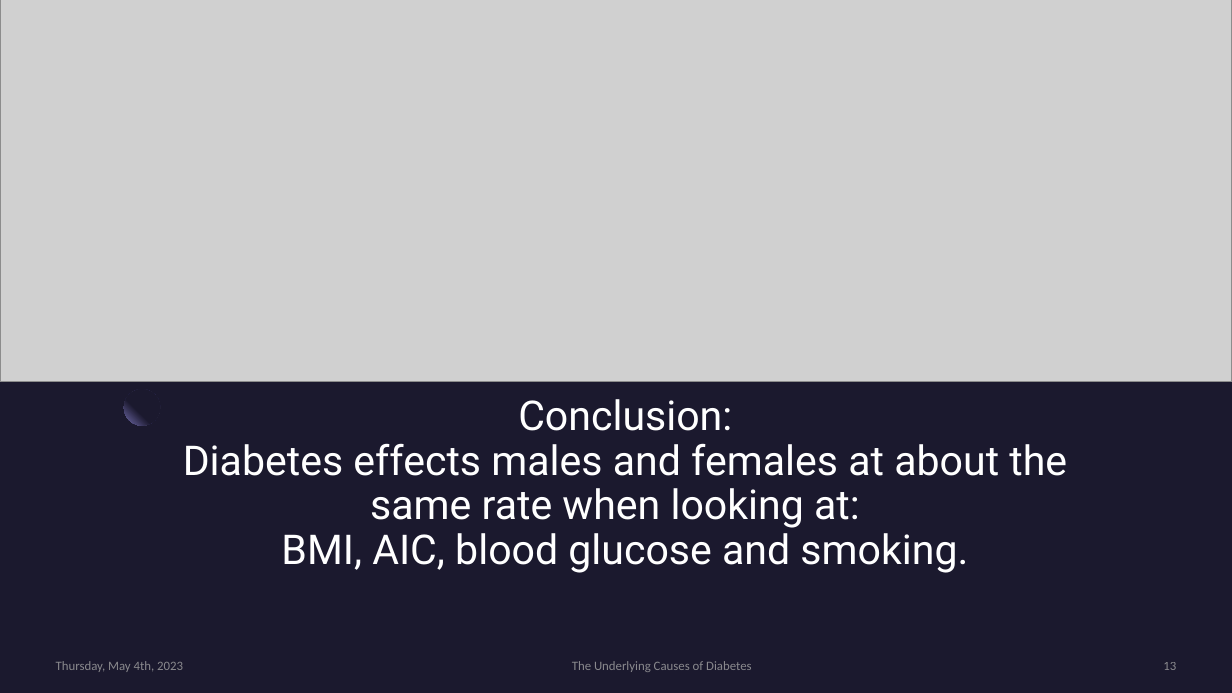
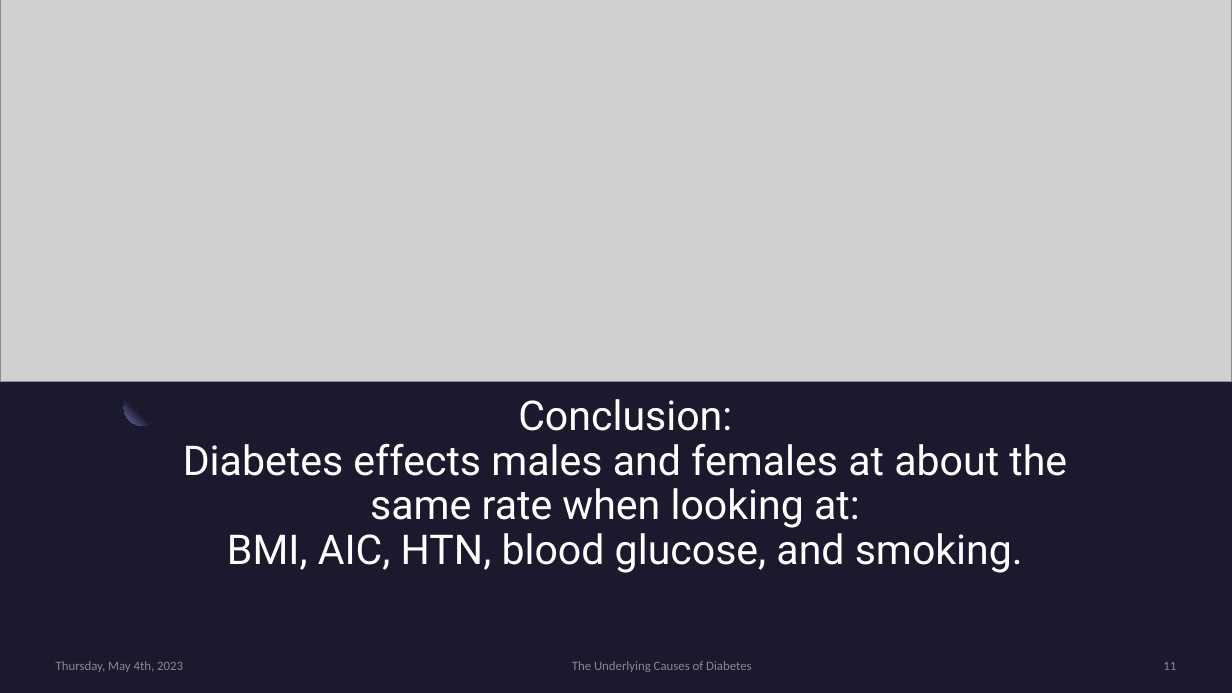
Before and after one commit to craydx/UCF_Project_1-, a slide deck: slide 11 of The Underlying Causes of Diabetes_Final.pptx (slide 13 before the commit). Drawn at 1232x693 pixels with LibreOffice and Linux fonts; fonts in the diff are those of the drawing; grey boxes stand for pictures. Boxes give left, top, right and bottom in pixels: in the first picture for what was removed or moved away, otherwise in the second. Text is boxed around its words. In the diff, an @@ line names an element or a change of style, - is before the commit and + after.

```diff
--- a/The Underlying Causes of Diabetes_Final.pptx
+++ b/The Underlying Causes of Diabetes_Final.pptx
@@ title at [183,399,1067,573]: text changed @@
-Conclusion:
-Diabetes effects males and females at about the same rate when looking at:
-BMI, AIC, blood glucose and smoking.
+Conclusion:
+Diabetes effects males and females at about the same rate when looking at:
+BMI, AIC, HTN, blood glucose, and smoking.
@@ page number at [1163,662,1176,670]: text changed @@
-13
+11
```
Also in this commit, not shown: 4 other slides changed, 3 slides removed, 1 other file.
